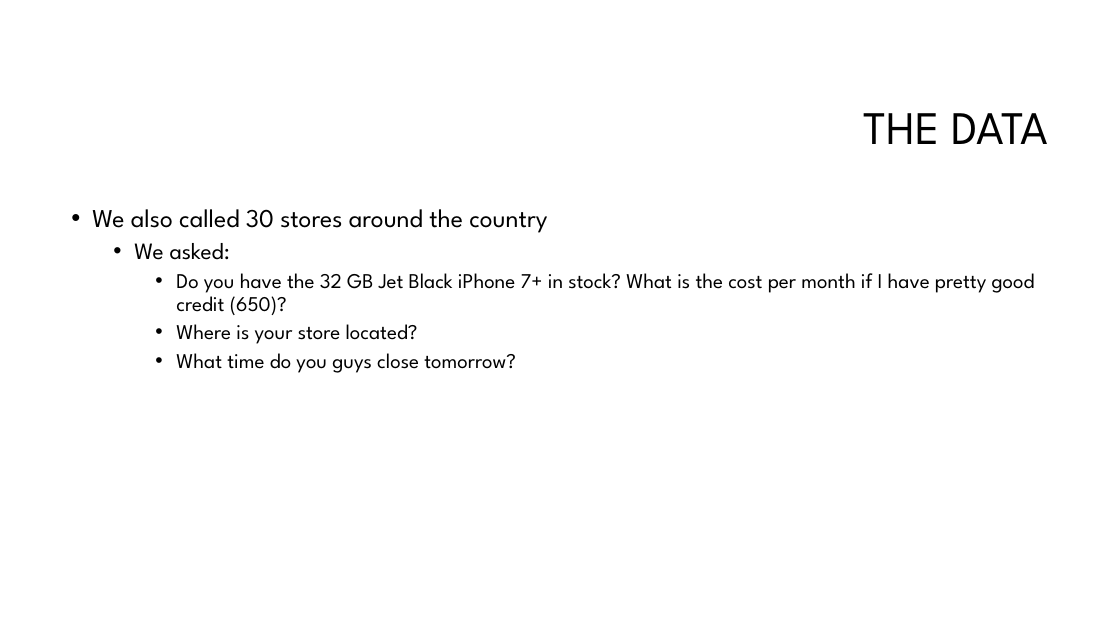
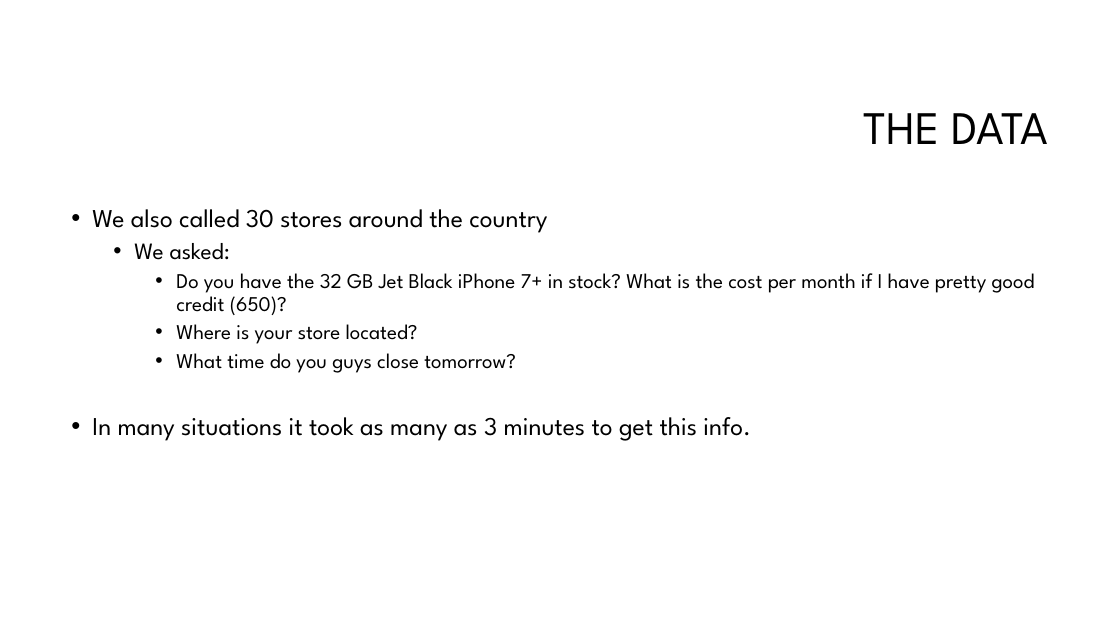
Before and after one commit to theriley106/Mobey, a slide deck: slide 5 of T-Mobile one.pptx (slide 6 before the commit). Drawn at 1120x630 pixels with LibreOffice and Linux fonts; fonts in the diff are those of the drawing; background and template pictures are left out. Boxes give left, top, right and bottom in pixels: in the first picture for what was removed or moved away, otherwise in the second. Text is boxed around its words. In the diff, an @@ line names an element or a change of style, - is before the commit and + after.

```diff
--- a/T-Mobile one.pptx
+++ b/T-Mobile one.pptx
@@ text at box(92, 417, 751, 441): paragraph added @@
+• In many situations it took as many as 3 minutes to get this info.
```
Also in this commit, not shown: 1 other slide changed, 1 slide removed.
